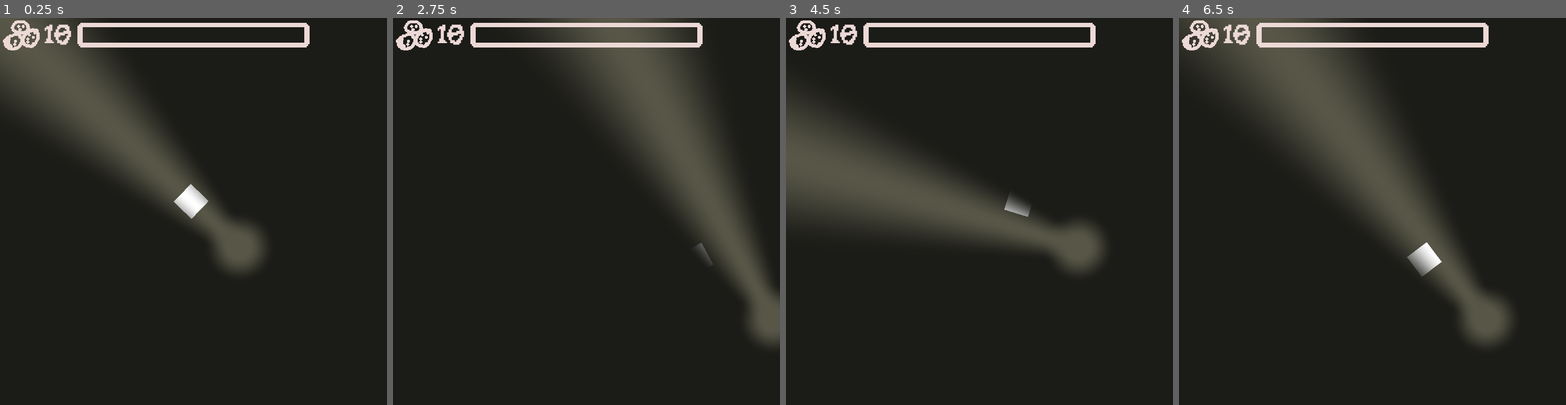
Above: before the commit, frames 1-4 (left to right).
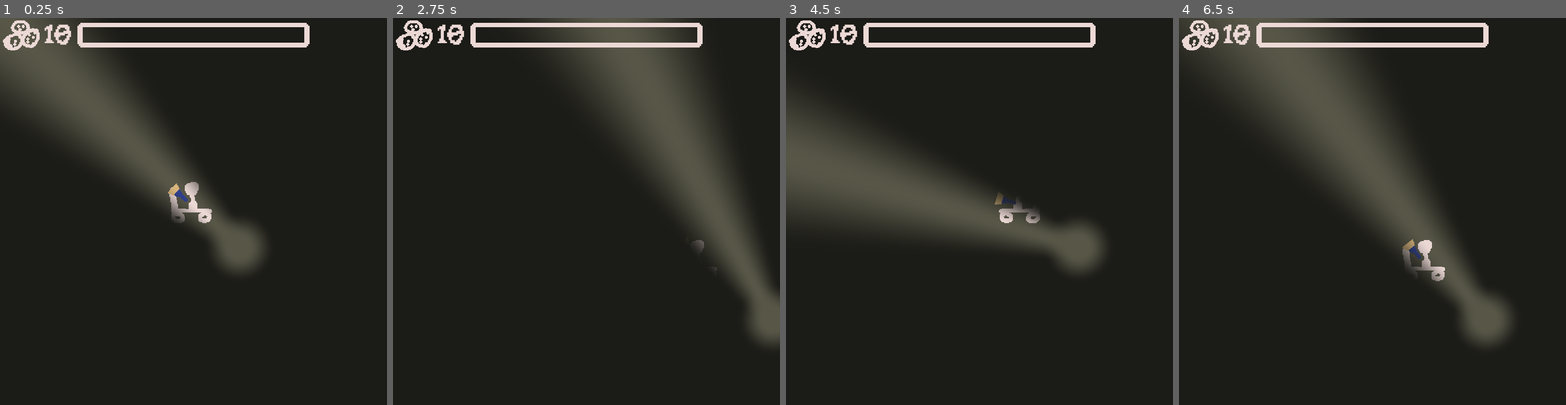
Above: after the commit, the same moments.

Repository: nolenroyalty/flashlight-survivors
Game: Godot game, scene res://Main.tscn
The game is run twice, just before and just after one commit, with the same random seed, the same clock (stepped at 60 frames per second) and the same inputs.
Inputs (mouse positions are in pixels of both pictures, inside the frame that each line leads up to):
- Up to frame 1 (0.25 s): no input
- Up to frame 2 (2.75 s): tap Enter at 0.5 s; move the mouse to (671, 192) at 0.52 s; hold D (player_right) 0.53-1.28 s; move the mouse to (509, 230) at 1.27 s; hold S (player_down) 1.28-2.03 s; move the mouse to (625, 126) at 2.02 s; hold D (player_right) from 2.03 s (still down)
- Up to frame 3 (4.5 s): move the mouse to (960, 288) at 2.77 s; release D (player_right) at 2.78 s; hold W (player_up) 2.78-3.53 s; move the mouse to (1095, 269) at 3.52 s; hold A (player_left) from 3.53 s (still down); move the mouse to (863, 153) at 4.27 s
- Up to frame 4 (6.5 s): move the mouse to (1391, 211) at 5.02 s; release A (player_left) at 5.03 s; hold S (player_down) 5.03-5.78 s; move the mouse to (1314, 114) at 5.77 s; hold D (player_right) from 5.78 s (still down)

The runs differ from the first frame. In frame 1, 0.8% of the frame differs, in the area x 43-55%, y 42-53%; in frame 2, less than 0.1%; in frame 3, 0.3%; in frame 4, 0.7%.

Commit message:
better rotation handling

Diff:
--- a/enemies/DefaultEnemy.tscn
+++ b/enemies/DefaultEnemy.tscn
@@ -237,5 +237,4 @@
 [node name="AnimatedSprite" type="AnimatedSprite" parent="."]
 frames = SubResource( 13 )
 animation = "walk"
-frame = 1
 playing = true
--- a/player/Player.gd
+++ b/player/Player.gd
@@ -12,6 +12,7 @@
 	var dir = Vector2(dx, dy).normalized()
 	var speed = SPEED * (1.0 + 0.2 * State.speed_level)
 	var _unused_velocity = move_and_slide(dir * speed)
+	$Playerproto.flip_h = dx < 0.0
 #	position += dir * SPEED * delta
 	Lights.player.pos = position
 	set_flashlight_direction()
@@ -19,7 +20,10 @@
 func set_flashlight_direction():
 	var pos = get_viewport().get_mouse_position()
 	var dir = position.direction_to(pos)
-	look_at(pos)
+	#dir.angle()
+	$Cone.look_at(pos)
+	$LightLamp.look_at(pos)
+	$Flashlight.rotation_degrees = rad2deg(dir.angle())
 	if dir != Lights.flashlight_direction:
 		Lights.flashlight_direction = dir
 	Lights.flashlight_direction = dir
--- a/player/Player.tscn
+++ b/player/Player.tscn
@@ -1,11 +1,12 @@
-[gd_scene load_steps=6 format=2]
+[gd_scene load_steps=8 format=2]
 
 [ext_resource path="res://player/Player.gd" type="Script" id=1]
 [ext_resource path="res://player/LightCone.tscn" type="PackedScene" id=2]
 [ext_resource path="res://player/LightLamp.tscn" type="PackedScene" id=3]
+[ext_resource path="res://Aseprite/playerproto.png" type="Texture" id=4]
+[ext_resource path="res://Aseprite/flashlight.png" type="Texture" id=5]
 
-[sub_resource type="RectangleShape2D" id=2]
-extents = Vector2( 16, 16 )
+[sub_resource type="CapsuleShape2D" id=2]
 
 [sub_resource type="CircleShape2D" id=1]
 radius = 5.0
@@ -15,7 +16,11 @@
 collision_mask = 96
 script = ExtResource( 1 )
 
+[node name="Playerproto" type="Sprite" parent="."]
+texture = ExtResource( 4 )
+
 [node name="ColorRect" type="ColorRect" parent="."]
+visible = false
 margin_left = -16.0
 margin_top = -16.0
 margin_right = 16.0
@@ -25,13 +30,21 @@
 collision_mask = 16
 
 [node name="CollisionShape2D" type="CollisionShape2D" parent="Hurtbox"]
+position = Vector2( 1, -9 )
 shape = SubResource( 2 )
 
 [node name="Cone" parent="." instance=ExtResource( 2 )]
+visible = false
 
 [node name="LightLamp" parent="." instance=ExtResource( 3 )]
+visible = false
 collision_layer = 2
 collision_mask = 4
 
 [node name="CollisionShape2D" type="CollisionShape2D" parent="."]
+visible = false
 shape = SubResource( 1 )
+
+[node name="Flashlight" type="Sprite" parent="."]
+rotation = 6.28319
+texture = ExtResource( 5 )
Binary file added: Aseprite/flashlight.aseprite
Binary file added: Aseprite/flashlight.png
Not shown, added: Aseprite/flashlight.png.import
Binary file added: Aseprite/playerproto.aseprite
Binary file added: Aseprite/playerproto.png
Not shown, added: Aseprite/playerproto.png.import
